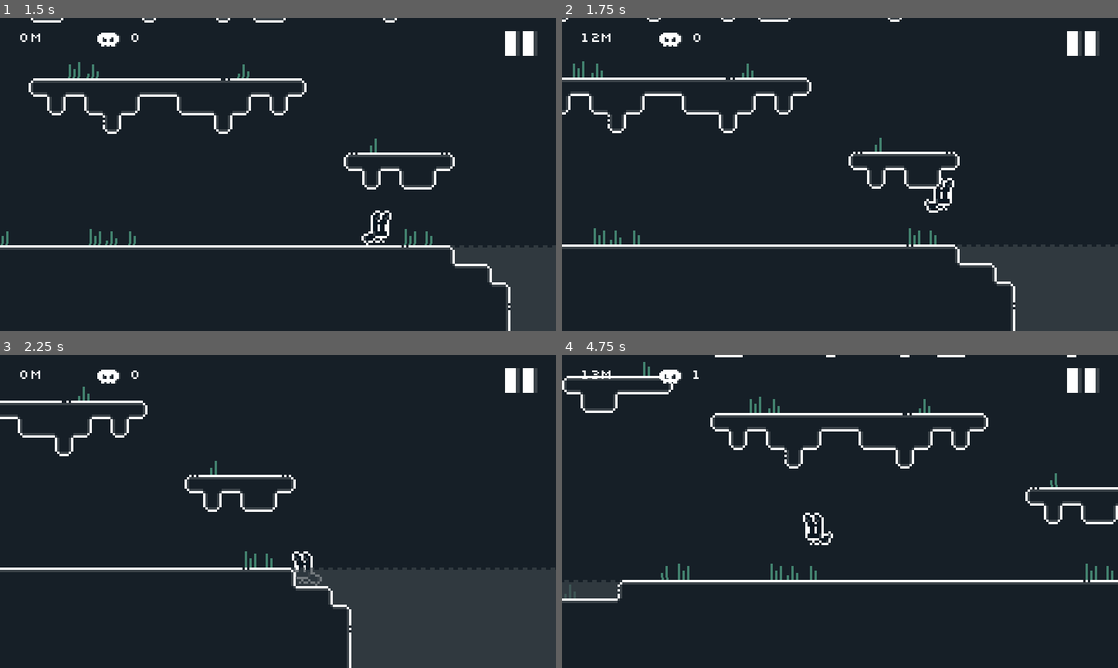
Above: before the commit, frames 1-4 (two rows, left to right).
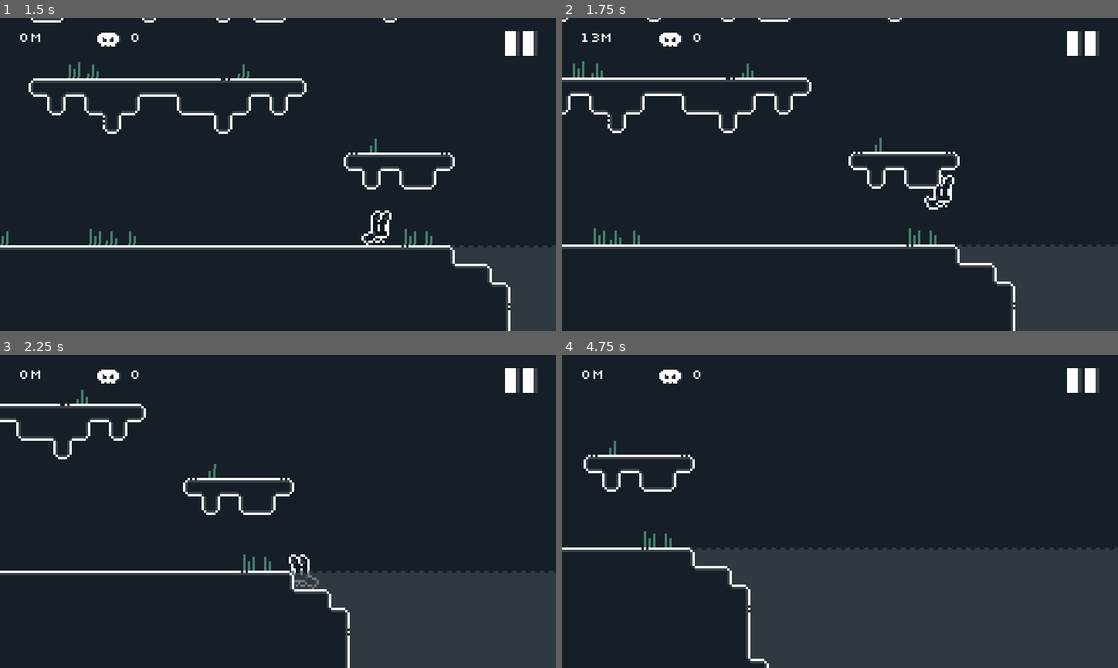
Above: after the commit, the same moments.

Repository: adityarahmanda/RabvantureGodot
Game: Godot game, scene res://Scenes/Game.tscn
The game is run twice, just before and just after one commit, with the same random seed, the same clock (stepped at 60 frames per second) and the same inputs. Sound files missing from this copy of the repository are replaced by a short silence.
Inputs:
- Up to frame 1 (1.5 s): hold Right (ui_right) from 0.53 s (still down); tap Space (ui_select) at 0.77 s
- Up to frame 2 (1.75 s): keep holding Right (ui_right); tap Space (ui_select) at 1.52 s
- Up to frame 3 (2.25 s): release Right (ui_right) at 2.03 s; hold Left (ui_left) from 2.03 s (still down)
- Up to frame 4 (4.75 s): release Left (ui_left) at 2.78 s; hold Right (ui_right) 2.78-4.28 s; tap Space (ui_select) at 3.02, 3.77, 4.52 s; hold Left (ui_left) from 4.28 s (still down)

Frame 1 is identical in both runs. In frame 2, 0.2% of the frame differs, in the area x 5-71%, y 6-63%; in frame 3, 5.1%; in frame 4, 32%, in the area x 0-100%, y 0-100%.

Commit message:
upgrade godot + fix reset game logic

Diff:
--- a/Components/Entities/EnemyBat.tscn
+++ b/Components/Entities/EnemyBat.tscn
@@ -90,7 +90,7 @@
 hframes = 4
 
 [node name="AnimationPlayer" type="AnimationPlayer" parent="."]
-playback_process_mode = 0
+callback_mode_process = 0
 libraries = {
 "": SubResource("AnimationLibrary_u8iwk")
 }
--- a/Components/Entities/EnemyRat.tscn
+++ b/Components/Entities/EnemyRat.tscn
@@ -70,7 +70,7 @@
 hframes = 2
 
 [node name="AnimationPlayer" type="AnimationPlayer" parent="."]
-playback_process_mode = 0
+callback_mode_process = 0
 libraries = {
 "": SubResource("AnimationLibrary_u8iwk")
 }
--- a/Components/Entities/Player.tscn
+++ b/Components/Entities/Player.tscn
@@ -5,7 +5,7 @@
 [ext_resource type="Script" path="res://Scripts/Player/PlayerAnimation.gd" id="3_rpphb"]
 
 [sub_resource type="RectangleShape2D" id="RectangleShape2D_r0e1a"]
-size = Vector2(10, 10)
+size = Vector2(8, 9)
 
 [sub_resource type="Animation" id="Animation_mvh8r"]
 resource_name = "ChargeJumpingIdle"
@@ -117,11 +117,11 @@
 frame = 6
 
 [node name="CollisionShape2D" type="CollisionShape2D" parent="."]
-position = Vector2(-8.9407e-08, 2)
+position = Vector2(-1.19209e-07, 2.5)
 shape = SubResource("RectangleShape2D_r0e1a")
 
 [node name="AnimationPlayer" type="AnimationPlayer" parent="." node_paths=PackedStringArray("player")]
-playback_process_mode = 0
+callback_mode_process = 0
 libraries = {
 "": SubResource("AnimationLibrary_ur0y1")
 }
--- a/Scenes/WorldTest.tscn
+++ b/Scenes/WorldTest.tscn
@@ -822,10 +822,6 @@
 layer_0/z_index = 2
 layer_0/tile_data = PackedInt32Array(65549, 589828, 4, 65548, 655364, 0, 65547, 655364, 0, 65546, 655364, 0, 65545, 655 …(47833 unchanged characters)…
 layer_1/name = "Water"
-layer_1/enabled = true
-layer_1/modulate = Color(1, 1, 1, 1)
-layer_1/y_sort_enabled = false
-layer_1/y_sort_origin = 0
 layer_1/z_index = 1
 layer_1/tile_data = PackedInt32Array(262126, 131076, 6, 196591, 131076, 6, 196592, 131076, 6, 196572, 131076, 6, 262108 …(15267 unchanged characters)…
 
--- a/Scripts/Enemy/States/FollowPathState.gd
+++ b/Scripts/Enemy/States/FollowPathState.gd
@@ -26,11 +26,9 @@
 		if(actor.position.x <= simple_path_2d.start_pos.x):
 			actor.velocity.x = actor.speed
 			actor.is_facing_right = true
-			print_debug(actor.name + str(actor.is_facing_right))
 		elif (actor.position.x >= simple_path_2d.end_pos.x):
 			actor.velocity.x = -actor.speed
 			actor.is_facing_right = false
-			print_debug(actor.name + str(actor.is_facing_right))
 
 	actor.move_and_slide()
 
--- a/Scripts/Player/PlayerEntity.gd
+++ b/Scripts/Player/PlayerEntity.gd
@@ -10,10 +10,12 @@
 @export var charge_jump_time := 1.0
 @export var jump_forgiveness := 0.2
 @export var spawn_transform : Node2D
+var spawn_position : Vector2
 
 var direction := 0.0
 var is_jumping := false
 var is_charge_jumping := false
+var is_dead := false
 var elapsed_charge_jump_time := 0.0
 var elapsed_jump_time := jump_forgiveness
 var jump_velocity := 0.0
@@ -25,17 +27,28 @@
 const DIE_PARTICLE = preload("res://Particles/DieParticle.tscn")
 
 func _ready() -> void:
+	cache_spawn_position()
+	respawn()
+
+func cache_spawn_position() -> void:
 	if (spawn_transform != null):
-		global_position = spawn_transform.global_position
+		spawn_position = spawn_transform.global_position
+	else:
+		spawn_position = global_position
+
+func respawn() -> void:
+	global_position = spawn_position
+	visible = true
+	is_dead = false
 
 func _physics_process(delta) -> void:
+	if (is_dead): return
 	handle_movement(delta)
 	handle_facing()
 	handle_collision()
 	handle_fall_into_pit()
 
 func handle_movement(delta) -> void:
-	# Handle Jump
 	if Input.is_action_just_pressed("ui_select"):
 		elapsed_charge_jump_time = 0
 		jump_velocity = min_jump_velocity
@@ -93,6 +106,8 @@
 		die(Global.DeathType.FALL)
 
 func die(death_type : Global.DeathType) -> void:
+	if (is_dead): return
+
 	if (death_type == Global.DeathType.FALL):
 		audio_manager.play_sfx("fall")
 	if (death_type == Global.DeathType.HIT):
@@ -102,6 +117,6 @@
 		die_particle.emitting = true
 		audio_manager.play_sfx("hit")
 
+	visible = false
+	is_dead = true
 	emit_signal("on_dead")
-
-	queue_free()
--- a/Scripts/UI/GameUIInput.gd
+++ b/Scripts/UI/GameUIInput.gd
@@ -1,4 +1,5 @@
 extends Control
+class_name GameUIInput
 
 @onready var left_input_button : TouchScreenButton = %LeftInputButton
 @onready var right_input_button : TouchScreenButton = %RightInputButton
--- a/Scripts/_Core/AudioManager.gd
+++ b/Scripts/_Core/AudioManager.gd
@@ -9,7 +9,7 @@
 
 func _ready() -> void:
 	bgm_player.stream = BGM_RESOURCE
-	bgm_player.play(Global.last_bgm_time)
+	bgm_player.play()
 
 func play_sfx(audio_name : String) -> void:
 	sfx_player.stream = SFX_RESOURCES.audios.get(audio_name)
--- a/Scripts/_Core/GameManager.gd
+++ b/Scripts/_Core/GameManager.gd
@@ -20,16 +20,14 @@
 
 func on_player_die() -> void:
 	await get_tree().create_timer(Global.reset_scene_delay).timeout
-	Global.last_bgm_time = audio_manager.bgm_player.get_playback_position()
 	Global.death_count += 1
 	SaveGame.save_json()
 	reset_game()
 
 func handle_score() -> void:
 	if (player == null): return
-
-	Global.score = maxi(0, -player.position.y)
+	Global.score = maxi(0, -player.position.y as int)
 	main_canvas.set_score(Global.score)
 
 func reset_game() -> void:
-	get_tree().reload_current_scene()
+	player.respawn()
--- a/Scripts/_Core/Global.gd
+++ b/Scripts/_Core/Global.gd
@@ -1,6 +1,5 @@
 extends Node2D
 
-var last_bgm_time := 0.0
 var reset_scene_delay := 1.0
 var death_count := 0
 var score := 0
--- a/project.godot
+++ b/project.godot
@@ -13,7 +13,7 @@
 config/name="Rabvanture"
 config/description="Rabbit Jump Adventure"
 run/main_scene="res://Scenes/Game.tscn"
-config/features=PackedStringArray("4.1", "GL Compatibility")
+config/features=PackedStringArray("4.2", "GL Compatibility")
 boot_splash/bg_color=Color(0.0862745, 0.121569, 0.152941, 1)
 boot_splash/image="res://full-logo.png"
 boot_splash/fullsize=false
@@ -35,6 +35,7 @@
 window/size/window_height_override=810
 window/stretch/mode="canvas_items"
 window/stretch/aspect="expand"
+window/handheld/orientation=4
 mouse_cursor/custom_image="res://cursor.png"
 
 [gui]
@@ -55,10 +56,39 @@
 , Object(InputEventKey,"resource_local_to_scene":false,"resource_name":"","device":0,"window_id":0,"alt_pressed":false,"shift_pressed":false,"ctrl_pressed":false,"meta_pressed":false,"pressed":false,"keycode":32,"physical_keycode":0,"key_label":0,"unicode":32,"echo":false,"script":null)
 ]
 }
+ui_left={
+"deadzone": 0.5,
+"events": [Object(InputEventKey,"resource_local_to_scene":false,"resource_name":"","device":0,"window_id":0,"alt_pressed":false,"shift_pressed":false,"ctrl_pressed":false,"meta_pressed":false,"pressed":false,"keycode":4194319,"physical_keycode":0,"key_label":0,"unicode":0,"echo":false,"script":null)
+, Object(InputEventJoypadButton,"resource_local_to_scene":false,"resource_name":"","device":0,"button_index":13,"pressure":0.0,"pressed":false,"script":null)
+, Object(InputEventJoypadMotion,"resource_local_to_scene":false,"resource_name":"","device":0,"axis":0,"axis_value":-1.0,"script":null)
+]
+}
+ui_right={
+"deadzone": 0.5,
+"events": [Object(InputEventKey,"resource_local_to_scene":false,"resource_name":"","device":0,"window_id":0,"alt_pressed":false,"shift_pressed":false,"ctrl_pressed":false,"meta_pressed":false,"pressed":false,"keycode":4194321,"physical_keycode":0,"key_label":0,"unicode":0,"echo":false,"script":null)
+, Object(InputEventJoypadButton,"resource_local_to_scene":false,"resource_name":"","device":0,"button_index":14,"pressure":0.0,"pressed":false,"script":null)
+, Object(InputEventJoypadMotion,"resource_local_to_scene":false,"resource_name":"","device":0,"axis":0,"axis_value":1.0,"script":null)
+]
+}
+ui_up={
+"deadzone": 0.5,
+"events": [Object(InputEventKey,"resource_local_to_scene":false,"resource_name":"","device":0,"window_id":0,"alt_pressed":false,"shift_pressed":false,"ctrl_pressed":false,"meta_pressed":false,"pressed":false,"keycode":4194320,"physical_keycode":0,"key_label":0,"unicode":0,"echo":false,"script":null)
+, Object(InputEventJoypadButton,"resource_local_to_scene":false,"resource_name":"","device":0,"button_index":11,"pressure":0.0,"pressed":false,"script":null)
+, Object(InputEventJoypadMotion,"resource_local_to_scene":false,"resource_name":"","device":0,"axis":1,"axis_value":-1.0,"script":null)
+]
+}
+ui_down={
+"deadzone": 0.5,
+"events": [Object(InputEventKey,"resource_local_to_scene":false,"resource_name":"","device":0,"window_id":0,"alt_pressed":false,"shift_pressed":false,"ctrl_pressed":false,"meta_pressed":false,"pressed":false,"keycode":4194322,"physical_keycode":0,"key_label":0,"unicode":0,"echo":false,"script":null)
+, Object(InputEventJoypadButton,"resource_local_to_scene":false,"resource_name":"","device":0,"button_index":12,"pressure":0.0,"pressed":false,"script":null)
+, Object(InputEventJoypadMotion,"resource_local_to_scene":false,"resource_name":"","device":0,"axis":1,"axis_value":1.0,"script":null)
+]
+}
 
 [rendering]
 
 textures/canvas_textures/default_texture_filter=0
 renderer/rendering_method="gl_compatibility"
 renderer/rendering_method.web="mobile"
+textures/vram_compression/import_etc2_astc=true
 environment/defaults/default_clear_color=Color(0.0862745, 0.121569, 0.152941, 1)
Not shown, changed: export_presets.cfg
Binary file changed: icon.png
Not shown, added: android/.build_version
